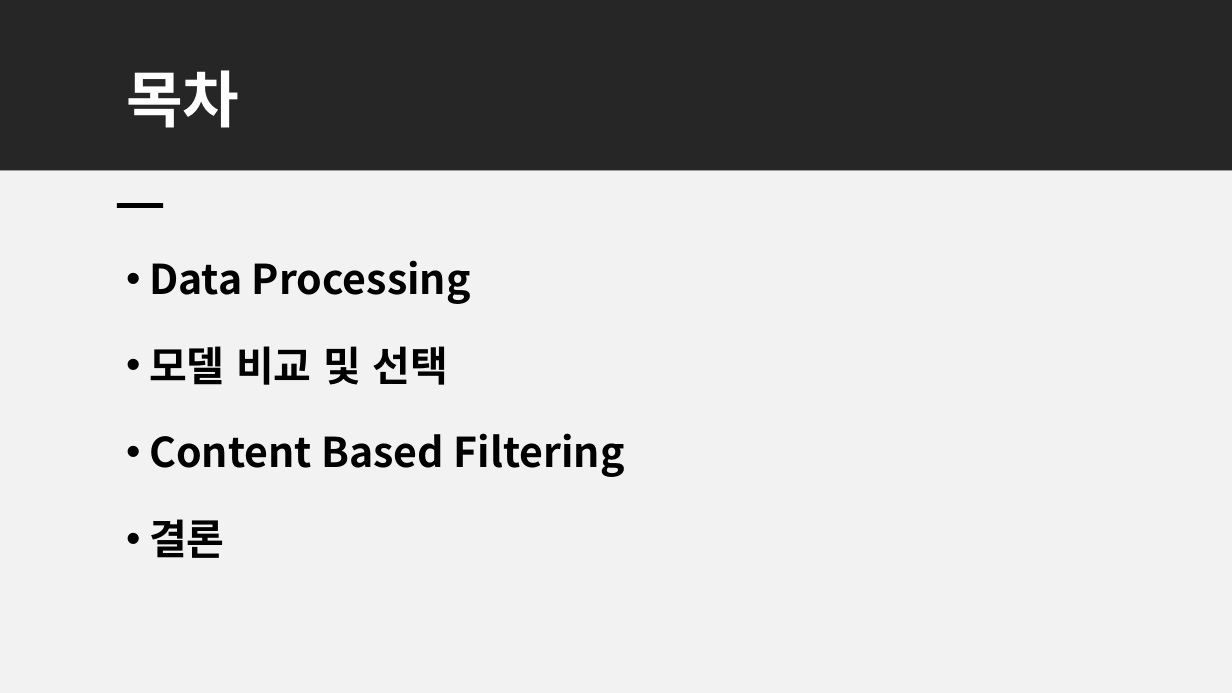
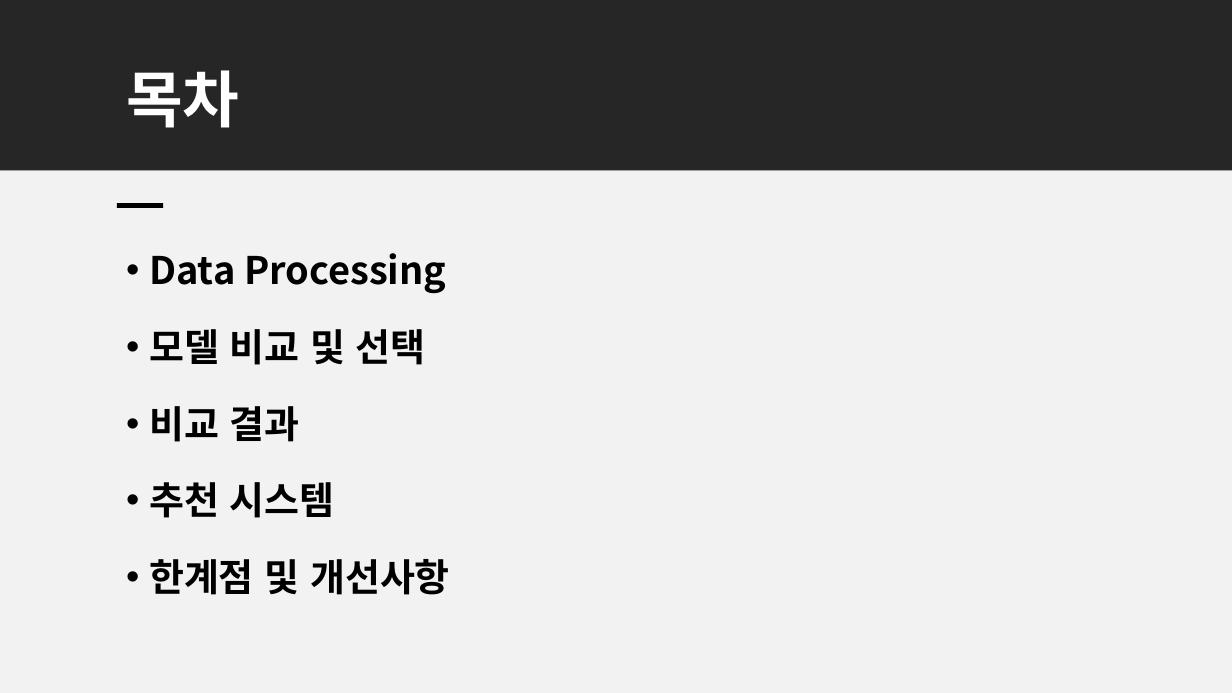
Before and after one commit to aaronkr-classroom/0-ml-team-project-pm-data, a slide deck: slide 2 of 넷플릭스 영화 추천 시스템 최종.pptx. Drawn at 1232x693 pixels with LibreOffice and Linux fonts; fonts in the diff are those of the drawing. Boxes give left, top, right and bottom in pixels: in the first picture for what was removed or moved away, otherwise in the second. Text is boxed around its words. In the diff, an @@ line names an element or a change of style, - is before the commit and + after.

```diff
--- a/넷플릭스 영화 추천 시스템 최종.pptx
+++ b/넷플릭스 영화 추천 시스템 최종.pptx
@@ text at <box>149,253,446,365</box>: size 32 to 29.6 pt in "Data Processing", "모델 비교 및 선택"; line spacing 1.5 to 1.4 @@
@@ text at <box>149,406,450,595</box>: text changed; size 32 to 29.6 pt @@
-• Content Based Filtering
-• 결론
+• 비교 결과
+• 추천 시스템
+• 한계점 및 개선사항
```
Also in this commit, not shown: 4 other slides changed, 2 slides added, 2 slides removed.
